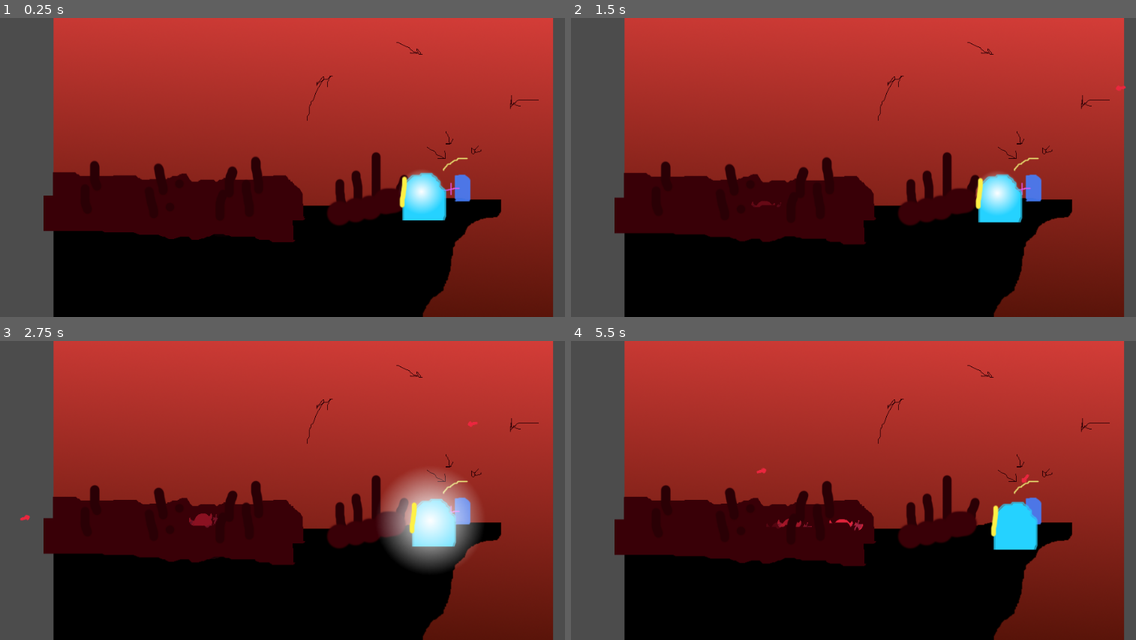
Above: before the commit, frames 1-4 (two rows, left to right).
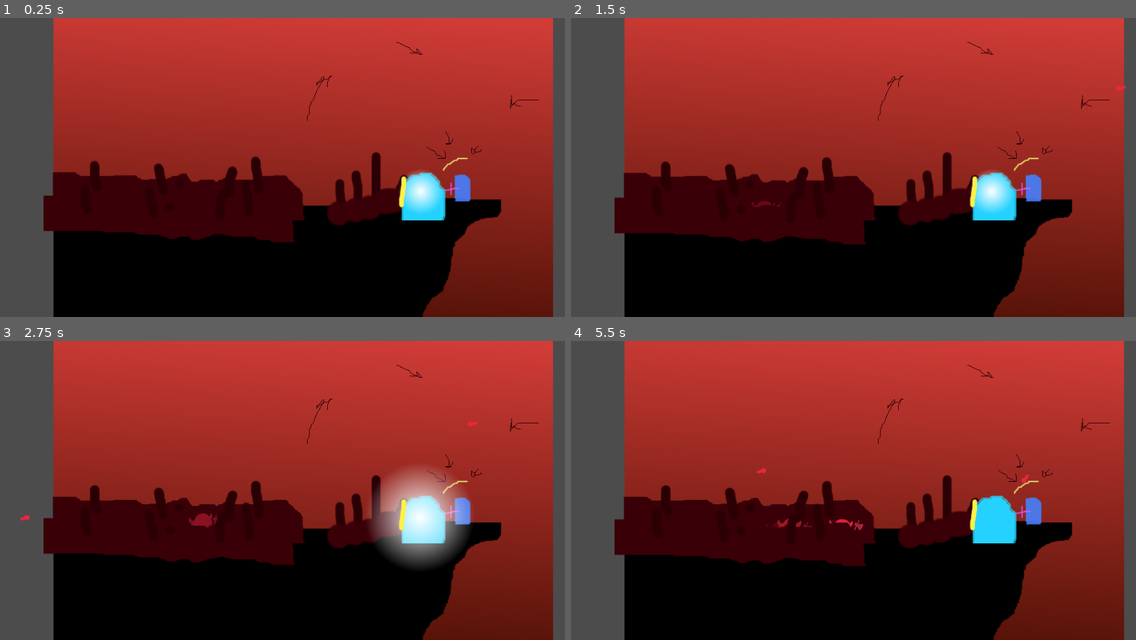
Above: after the commit, the same moments.

Repository: dannytaylor/ld50
Game: Godot game, scene res://300/Game.tscn
Same seed, same stepped clock (60 frames per second), same inputs: the game is played once before the commit and once after it.
Inputs (mouse positions are in pixels of both pictures, inside the frame that each line leads up to):
- Up to frame 1 (0.25 s): no input
- Up to frame 2 (1.5 s): move the mouse to (966, 152) at 0.52 s; press the mouse at (966, 152) at 0.53 s; move the mouse to (717, 182) at 1.27 s; release the mouse at (717, 182) at 1.28 s; click (717, 182) at 1.35 s
- Up to frame 3 (2.75 s): move the mouse to (327, 424) at 2.02 s; hold Right mouse button (player_special) from 2.03 s (still down); click (327, 424) at 2.3 s
- Up to frame 4 (5.5 s): move the mouse to (808, 550) at 2.77 s; release Right mouse button (player_special) at 2.78 s; click (808, 550) at 2.85 s; move the mouse to (1017, 535) at 3.52 s; press the mouse at (1017, 535) at 3.53 s; move the mouse to (655, 445) at 4.27 s; release the mouse at (655, 445) at 4.28 s; right-click (655, 445) at 4.35 s; click (655, 445) at 4.55 s; move the mouse to (864, 490) at 5.02 s; press the mouse at (864, 490) at 5.03 s

The runs differ from the first frame. In frame 1, 0.2% of the frame differs, in the area x 70-80%, y 51-68%; in frame 2, 1.0%; in frame 3, 3.6%, in the area x 65-85%, y 43-77%; in frame 4, 1.5%.
Error before the commit: Invalid set index 'flip_v' (on base: 'null instance') with value of type 'bool'. (res://300/Player.gd:103)
Error after the commit: Invalid set index 'scale' (on base: 'null instance') with value of type 'Vector2'. (res://300/Player.gd:105)

Commit message:
stamina indicator and sword swing timing

Diff:
--- a/project/300/Danny_test.tscn
+++ b/project/300/Danny_test.tscn
@@ -414,7 +414,6 @@
 z_index = -1
 frames = SubResource( 14 )
 animation = "idle"
-frame = 8
 playing = true
 
 [node name="PlayerHurtbox" type="CollisionShape2D" parent="GameLayer/Player"]
@@ -439,7 +438,7 @@
 position = Vector2( 0.00439453, -6.24988 )
 frames = SubResource( 46 )
 animation = "swipe"
-frame = 1
+frame = 4
 playing = true
 __meta__ = {
 "_edit_lock_": true
--- a/project/300/Game-Danny.tscn
+++ b/project/300/Game-Danny.tscn
@@ -424,7 +424,7 @@
 curve = SubResource( 3 )
 
 [node name="Player" type="PathFollow2D" parent="PlayerPath" groups=["player"]]
-position = Vector2( 698, 279 )
+position = Vector2( 671, 280 )
 rotate = false
 loop = false
 script = ExtResource( 6 )
@@ -443,19 +443,16 @@
 z_index = -1
 frames = SubResource( 31 )
 animation = "idle"
-frame = 3
+frame = 6
 playing = true
 
-[node name="PlayerAreaIndicator" type="Sprite" parent="PlayerPath/Player"]
-visible = false
-modulate = Color( 1, 1, 1, 0.12549 )
-position = Vector2( 2, 17 )
-scale = Vector2( 0.289307, 0.289307 )
+[node name="StaminaIndicator" type="Sprite" parent="PlayerPath/Player"]
+modulate = Color( 1, 1, 1, 0.0941176 )
+show_behind_parent = true
+position = Vector2( 3, 9 )
+scale = Vector2( 0.3, 0.3 )
 z_index = -1
 texture = ExtResource( 23 )
-__meta__ = {
-"_edit_lock_": true
-}
 
 [node name="Timer" type="Timer" parent="PlayerPath/Player"]
 
@@ -514,10 +511,10 @@
 volume_db = 7.0
 
 [node name="UI" type="Control" parent="."]
-margin_left = 15.0
-margin_top = 403.0
-margin_right = 55.0
-margin_bottom = 443.0
+margin_left = 18.0
+margin_top = 397.0
+margin_right = 48.0
+margin_bottom = 450.0
 rect_scale = Vector2( 0.4, 0.4 )
 
 [node name="LifeContainer" type="HBoxContainer" parent="UI"]
--- a/project/300/Player.gd
+++ b/project/300/Player.gd
@@ -9,9 +9,14 @@
 export(float) var max_stamina = 100
 var stamina = max_stamina
 var exhausted = false
-export(float) var attack_duration = 0.4
+export(float) var attack_windup = 0.15
+export(float) var attack_duration = 0.35 # total including windup
 export(float) var stamina_regen = 30  # Per second
-export(float) var attack_cost = 10
+export(float) var attack_cost = 35
+
+export(float) var stamina_scale_max = 0.3 # max scale of stamina indicator texture
+export(float) var stamina_alpha_max = 0.1
+
 var attack_lock = Mutex.new()
 
 export(float) var special_cost = 100
@@ -50,17 +55,20 @@
 		return
 
 	#Player the sword anim and start a timer
-	$Sword.monitoring = true
-	# $Sword.visible = true
 	$Sword/SwordSprite.play("slice")
 	$Sword/SwordAudio.play()
 
-	timer.start(attack_duration)
+	# don't activate the sword hitbox until after the wind up
+	timer.start(attack_windup)
 	yield(timer, "timeout")
+	$Sword.monitoring = true
+	timer.start(attack_duration - attack_windup)
+	yield(timer, "timeout")
+
+
 
 	# Attack is done
 	$Sword.monitoring = false
-	# $Sword.visible = false
 	$Sword/SwordSprite.play("static_back")
 	$PlayerSprite.play("idle")
 	attack_lock.unlock()
@@ -90,6 +98,15 @@
 		stamina = min(stamina + stamina_regen*delta, max_stamina)
 		if exhausted and stamina == max_stamina:
 			exhausted = false
+
+		# for stamina indicator appearance
+		var stamina_scale = stamina_scale_max * stamina/max_stamina
+		var stamina_alpha = stamina_alpha_max * stamina/max_stamina
+		$StaminaIndicator.scale = Vector2(stamina_scale,stamina_scale)
+		if exhausted:
+			$StaminaIndicator.modulate = Color(0.922, 0.152, 0.246,0.2)
+		else:
+			$StaminaIndicator.modulate = Color(1.0,1.0,1.0,stamina_alpha)
 
 		offset += speed * delta
 		if unit_offset >= 1 || unit_offset <= 0:
